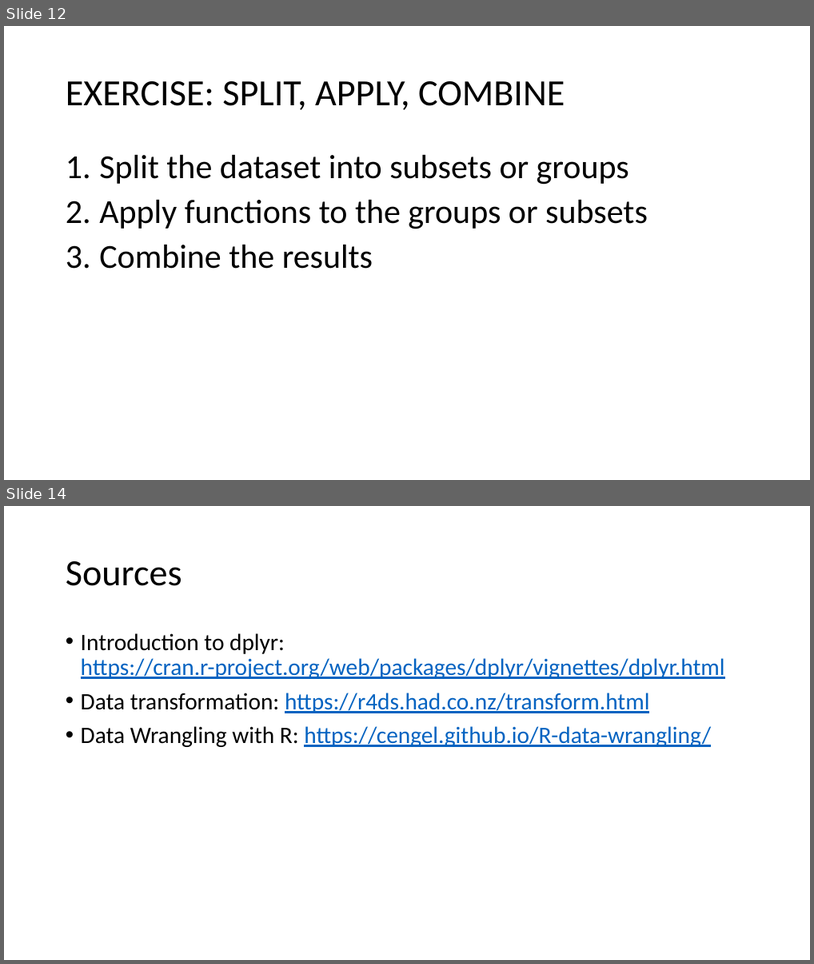
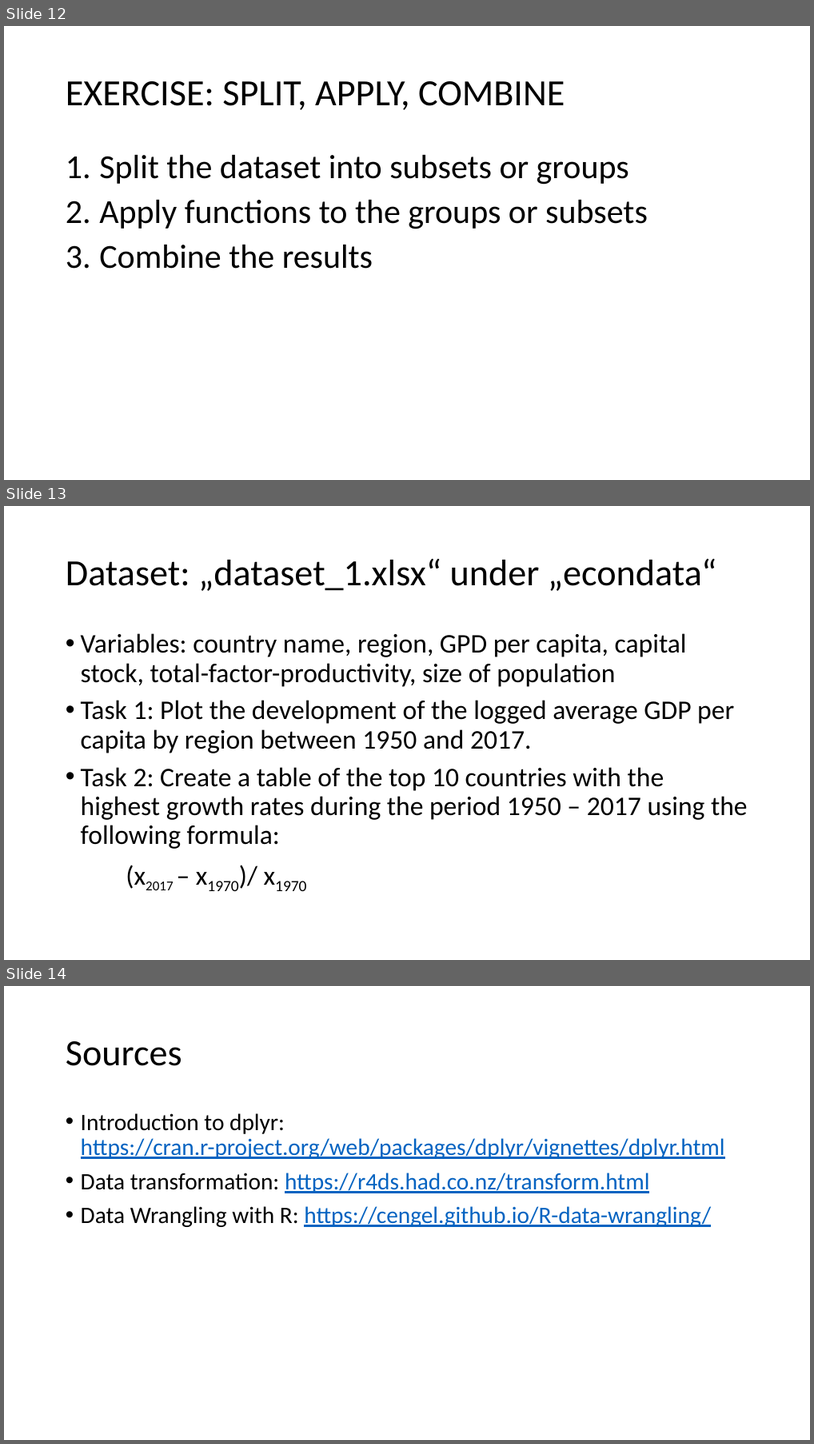
Before and after one commit to keeganmcbride/dplyr_fundamentals, a slide deck: Dplyr_workshop.pptx. Shown one above the other, each under a label of ours: slides 12 and 14 before the commit, slides 12, 13 and 14 after it; the slides between them are not shown. The pictures are 814x964 and 814x1444 pixels, drawn with LibreOffice and Linux fonts; fonts in the diff are those of the drawing. Boxes give left, top, right and bottom in pixels: in the first picture for what was removed or moved away, otherwise in the second. Text is boxed around its words. In the diff, an @@ line names an element or a change of style, - is before the commit and + after.

```diff
--- a/Dplyr_workshop.pptx
+++ b/Dplyr_workshop.pptx
@@ slide 13 added at bbox=[4, 506, 810, 960], background #FFFFFF @@
@@ title added at bbox=[66, 559, 718, 591], 44 pt, text #000000 @@
+Dataset: „dataset_1.xlsx“ under „econdata“
@@ text added at bbox=[81, 633, 748, 848], 32 pt, text #000000 @@
+• Variables: country name, region, GPD per capita, capital stock, total-factor-productivity, size of population
+• Task 1: Plot the development of the logged average GDP per capita by region between 1950 and 2017.
+• Task 2: Create a table of the top 10 countries with the highest growth rates during the period 1950 – 2017 using the following formula:
+(x2017 – x1970)/ x1970
```
Also in this commit, not shown: 1 slide removed, 1 other file.
